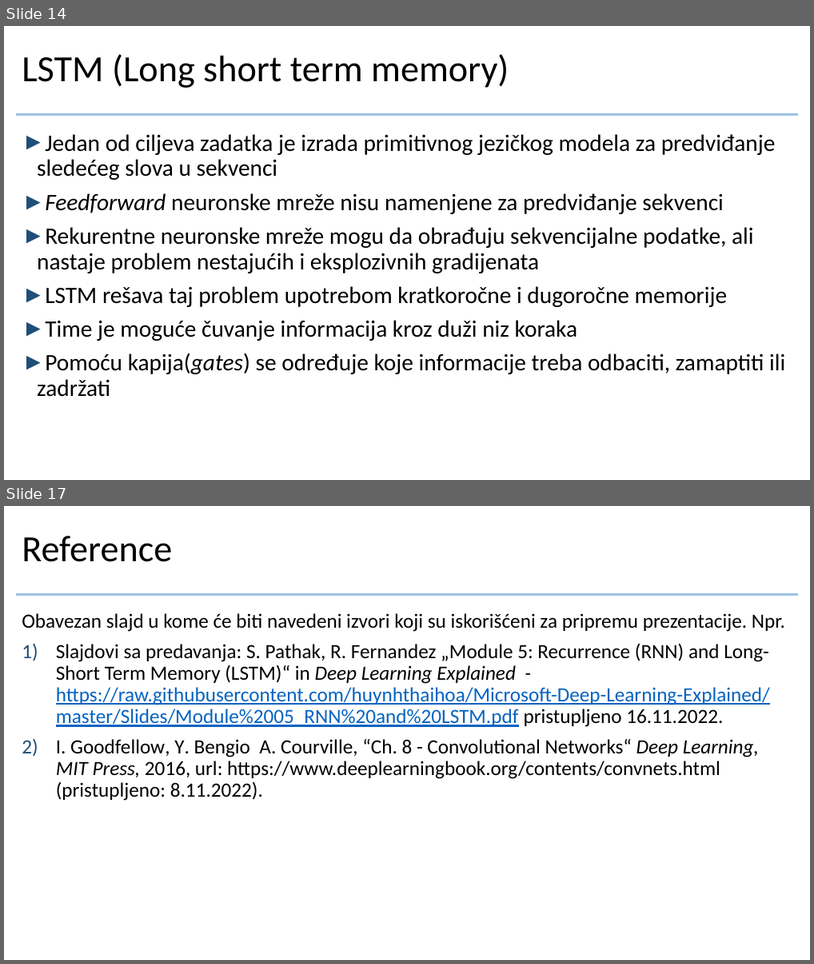
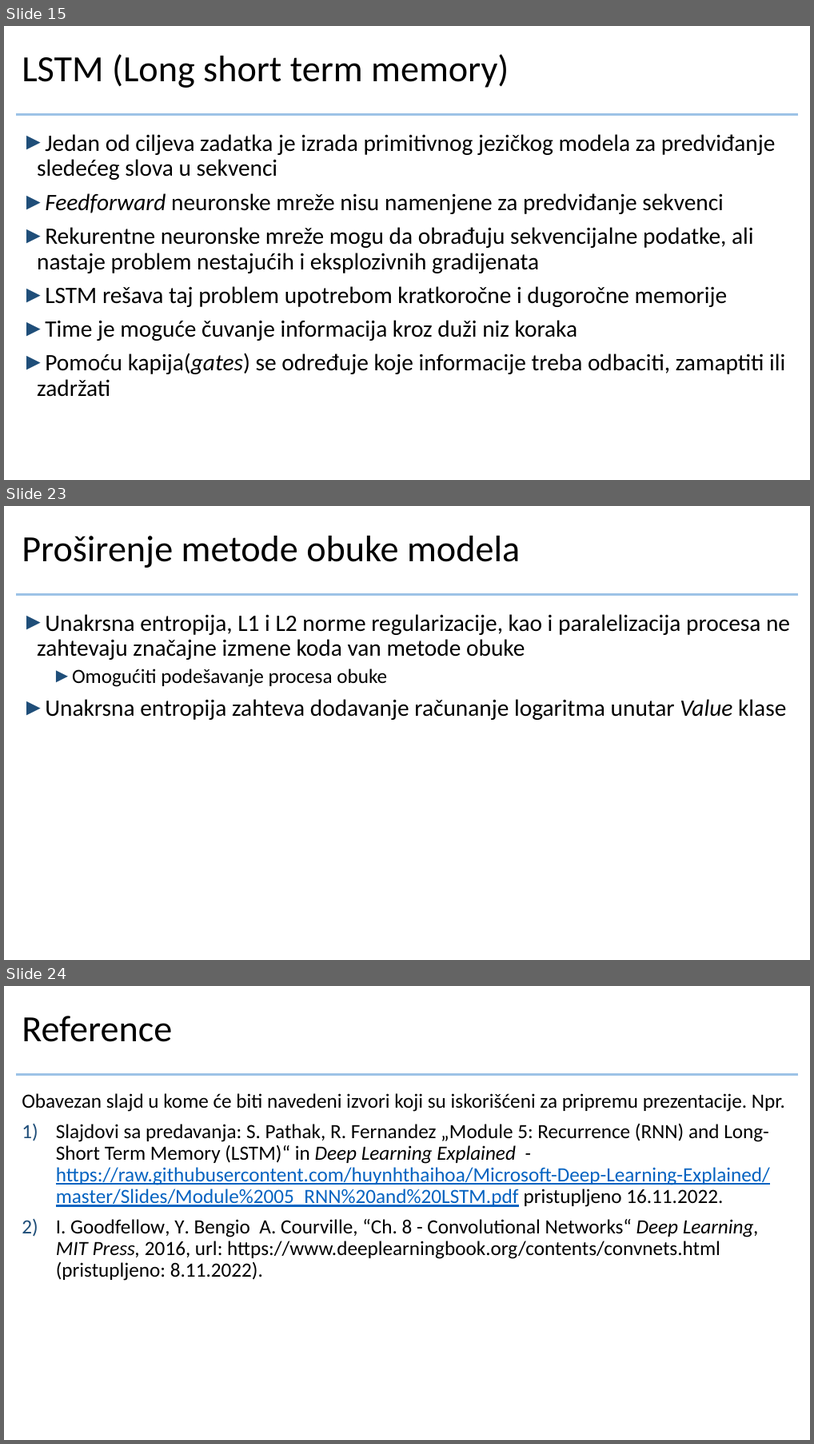
Before and after one commit to crnicavic/dumbgrad, a slide deck: doc/prezentacija.pptx. Shown one above the other, each under a label of ours: slides 14 and 17 before the commit, slides 15, 23 and 24 after it; the slides between them are not shown. The pictures are 814x964 and 814x1444 pixels, drawn with LibreOffice and Linux fonts; fonts in the diff are those of the drawing; background and template pictures are left out. Boxes give left, top, right and bottom in pixels: in the first picture for what was removed or moved away, otherwise in the second. Text is boxed around its words. In the diff, an @@ line names an element or a change of style, - is before the commit and + after.

```diff
--- a/doc/prezentacija.pptx
+++ b/doc/prezentacija.pptx
@@ slide 23 added at bbox=[4, 506, 810, 960], background #FFFFFF; not listed: 1 template element that a slide beside it also shows @@
@@ title added at bbox=[22, 536, 520, 568], 44 pt, text #000000 @@
+Proširenje metode obuke modela
@@ text added at bbox=[37, 614, 790, 720], 28 pt, text #000000 @@
+► Unakrsna entropija, L1 i L2 norme regularizacije, kao i paralelizacija procesa ne zahtevaju značajne izmene koda van metode obuke
+  ► Omogućiti podešavanje procesa obuke
+► Unakrsna entropija zahteva dodavanje računanje logaritma unutar Value klase
@@ what was slide 14 is now slide 15 @@
@@ what was slide 17 is now slide 24 @@
```
Also in this commit, not shown: 3 slides changed, 8 other slides added, 2 slides removed.
